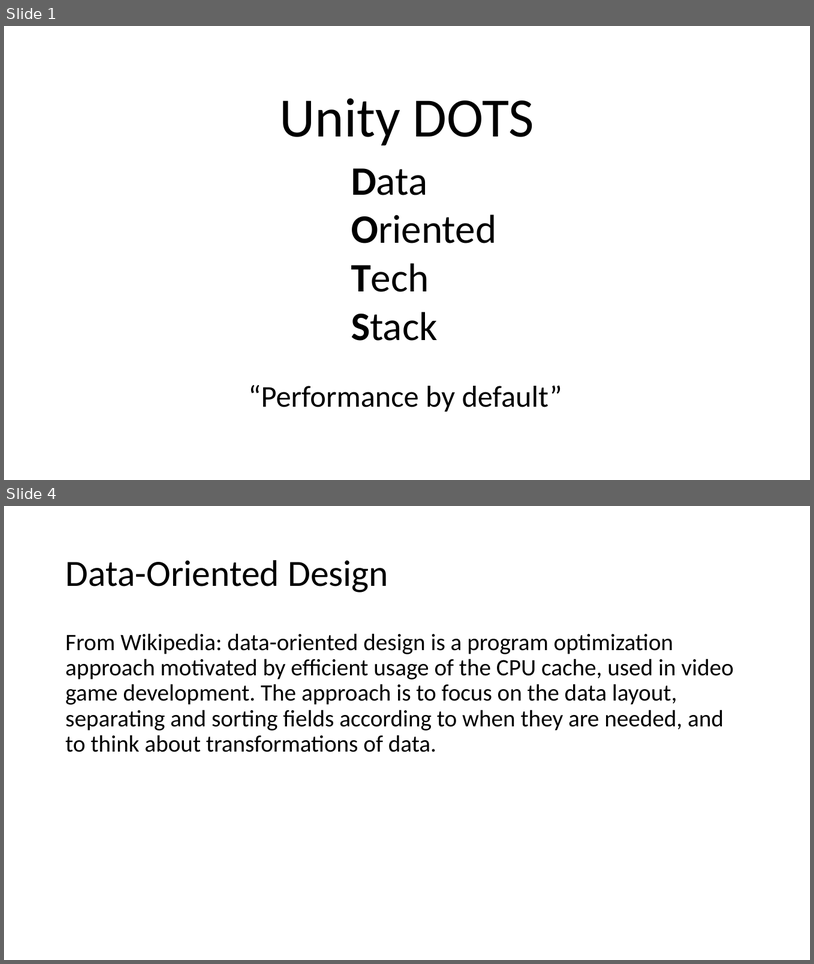
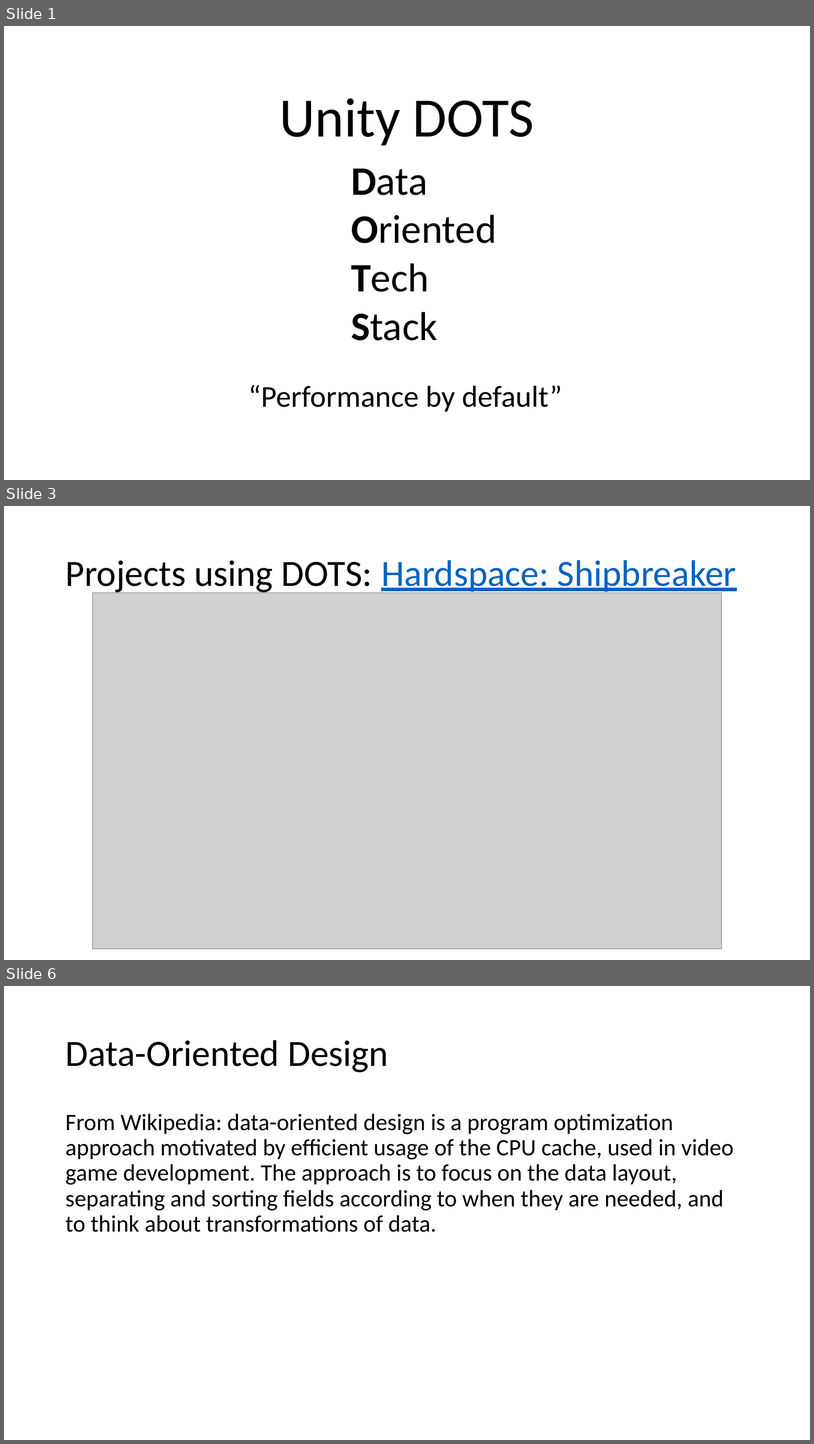
Before and after one commit to ElishaAz/Introduction-to-Unity-DOTS, a slide deck: Unity DOTS.pptx. Shown one above the other, each under a label of ours: slides 1 and 4 before the commit, slides 1, 3 and 6 after it; the slides between them are not shown. The pictures are 814x964 and 814x1444 pixels, drawn with LibreOffice and Linux fonts; fonts in the diff are those of the drawing; grey boxes stand for pictures. Boxes give left, top, right and bottom in pixels: in the first picture for what was removed or moved away, otherwise in the second. Text is boxed around its words. In the diff, an @@ line names an element or a change of style, - is before the commit and + after.

```diff
--- a/Unity DOTS.pptx
+++ b/Unity DOTS.pptx
@@ slide 3 added at (x1=4, y1=506, x2=810, y2=960), background #FFFFFF @@
@@ title added at (x1=65, y1=560, x2=737, y2=595), 44 pt, text #0563C1, underline @@
+Projects using DOTS: Hardspace: Shipbreaker
@@ picture added at (x1=93, y1=593, x2=722, y2=948) @@
@@ what was slide 4 is now slide 6 @@
```
Also in this commit, not shown: 2 slides changed, 1 other slide added.
